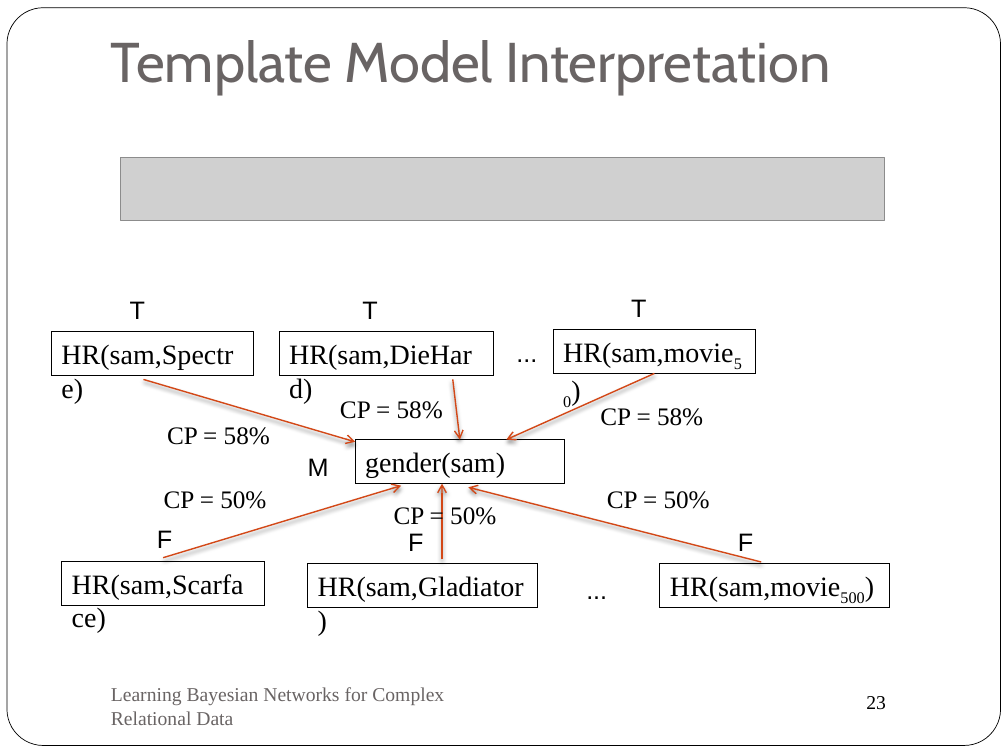
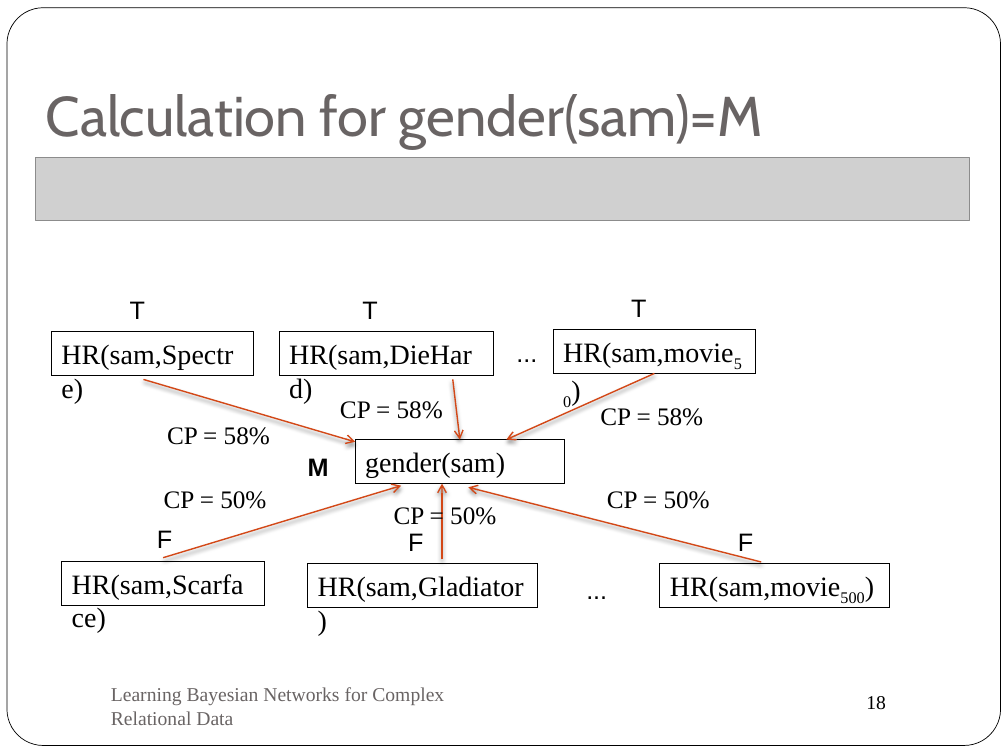
Before and after one commit to oschulte/srl-tutorial-slides, a slide deck: slide 18 of ch5-rel-bayes-net-classifier.pptx (slide 23 before the commit). Drawn at 1008x756 pixels with LibreOffice and Linux fonts; fonts in the diff are those of the drawing; grey boxes stand for pictures. Boxes give left, top, right and bottom in pixels: in the first picture for what was removed or moved away, otherwise in the second. Text is boxed around its words. In the diff, an @@ line names an element or a change of style, - is before the commit and + after.

```diff
--- a/ch5-rel-bayes-net-classifier.pptx
+++ b/ch5-rel-bayes-net-classifier.pptx
@@ title at (46, 94, 764, 148): text changed @@
-Template Model Interpretation
+Calculation for gender(sam)=M
@@ picture: place and size @@
-picture at (121, 157, 885, 220)
+picture at (35, 157, 969, 220)
@@ text "M" at (308, 458, 329, 476): bold on @@
@@ page number at (866, 696, 886, 710): text changed @@
-23
+18
```
Also in this commit, not shown: 11 other slides changed, 5 slides added, 9 slides removed.
